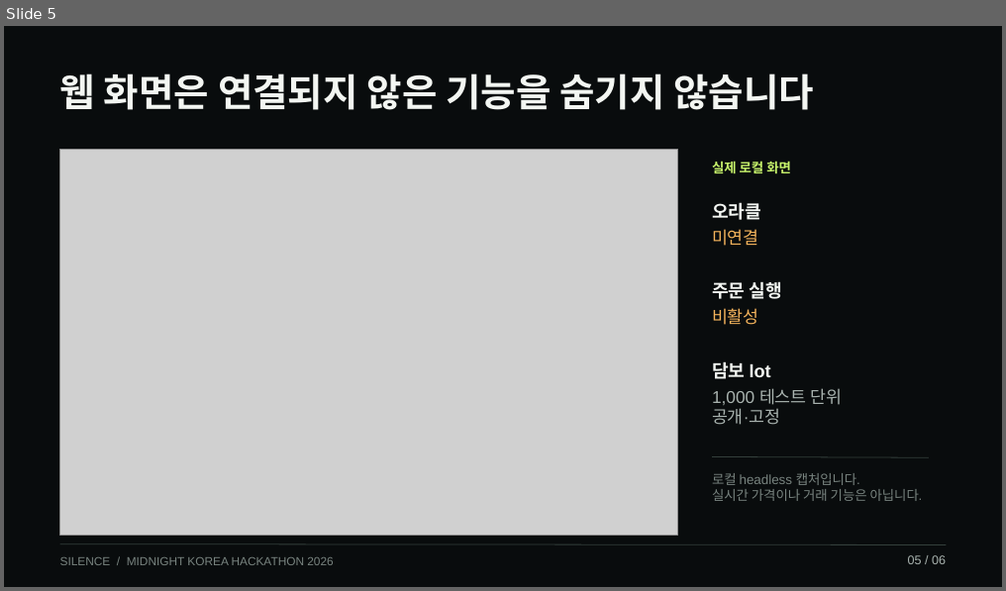
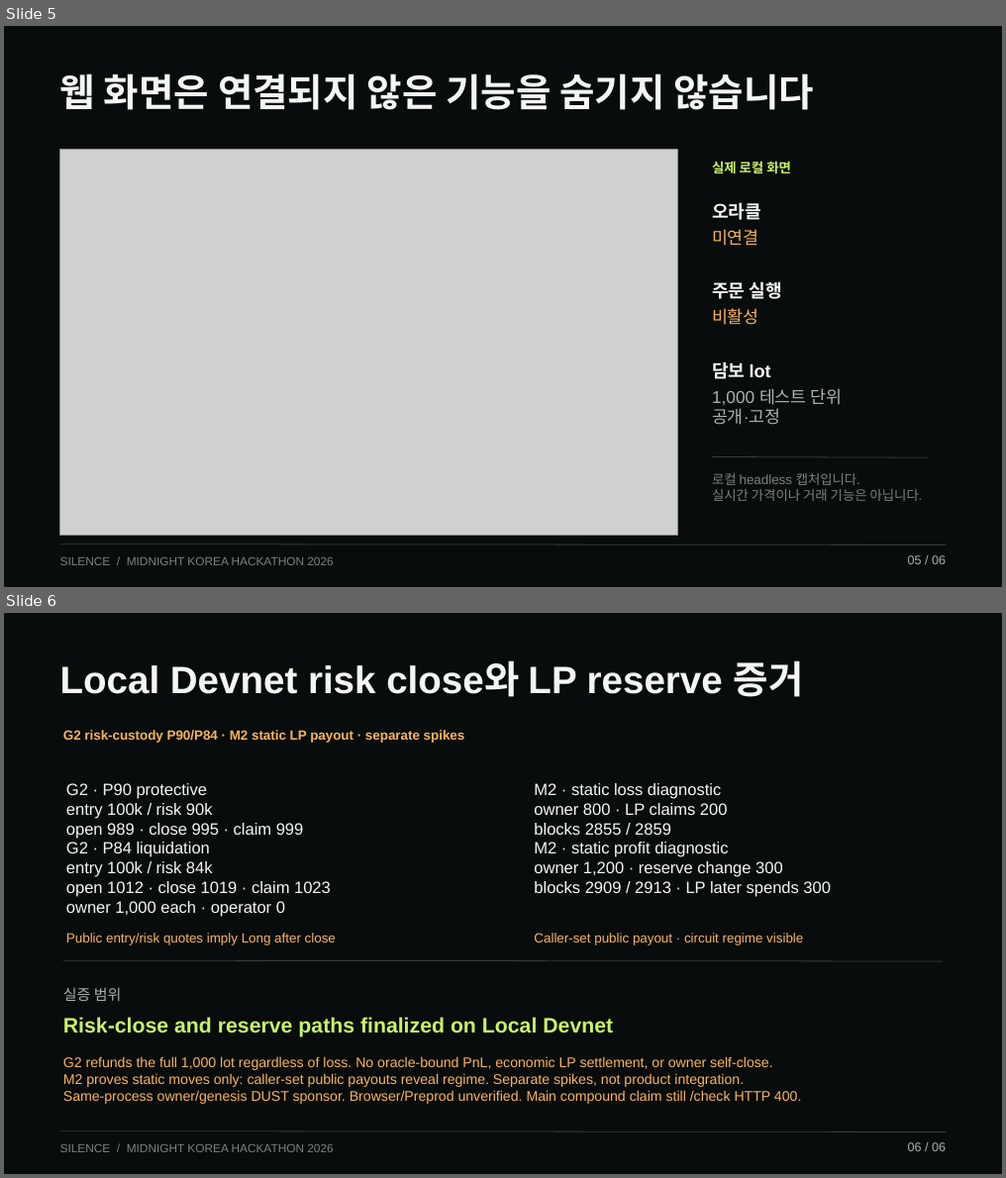
Before and after one commit to diveyreadytodive-star/midnight-fair-launch, a slide deck: artifacts/output/SILENCE-Midnight-Korea-Hackathon-2026.pptx. Shown one above the other, each under a label of ours: slide 5 before the commit, slides 5 and 6 after it. The pictures are 1006x591 and 1006x1178 pixels, drawn with LibreOffice and Linux fonts; fonts in the diff are those of the drawing; grey boxes stand for pictures. Boxes give left, top, right and bottom in pixels: in the first picture for what was removed or moved away, otherwise in the second. Text is boxed around its words. In the diff, an @@ line names an element or a change of style, - is before the commit and + after.

```diff
--- a/artifacts/output/SILENCE-Midnight-Korea-Hackathon-2026.pptx
+++ b/artifacts/output/SILENCE-Midnight-Korea-Hackathon-2026.pptx
@@ slide 6 added at [4, 613, 1002, 1174], background #090C0D @@
@@ text added at [60, 661, 804, 697], 36.8 pt, text #F3F6F2, bold @@
+Local Devnet risk close와 LP reserve 증거
@@ text added at [63, 730, 465, 743], 12.8 pt, text #F5B45C, bold @@
+G2 risk-custody P90/P84 · M2 static LP payout · separate spikes
@@ text added at [66, 783, 331, 917], 15.8 pt, text #F3F6F2 @@
+G2 · P90 protective
+entry 100k / risk 90k
+open 989 · close 995 · claim 999
+G2 · P84 liquidation
+entry 100k / risk 84k
+open 1012 · close 1019 · claim 1023
+owner 1,000 each · operator 0
@@ text added at [534, 783, 831, 897], 15.8 pt, text #F3F6F2 @@
+M2 · static loss diagnostic
+owner 800 · LP claims 200
+blocks 2855 / 2859
+M2 · static profit diagnostic
+owner 1,200 · reserve change 300
+blocks 2909 / 2913 · LP later spends 300
@@ text added at [66, 933, 336, 946], 12.8 pt, text #F5B45C @@
+Public entry/risk quotes imply Long after close
@@ text added at [534, 933, 803, 946], 12.8 pt, text #F5B45C @@
+Caller-set public payout · circuit regime visible
@@ line added from (63, 961) to (943, 961), #34403C 0.75 pt @@
@@ text added at [63, 987, 122, 1001], 14.2 pt, text #A9B3AF @@
+실증 범위
@@ text added at [63, 1017, 613, 1038], 20.2 pt, text #C7F36B, bold @@
+Risk-close and reserve paths finalized on Local Devnet
@@ text added at [63, 1057, 801, 1104], 13.5 pt, text #F5B45C @@
+G2 refunds the full 1,000 lot regardless of loss. No oracle-bound PnL, economic LP settlement, or owner self-close.
+M2 proves static moves only: caller-set public payouts reveal regime. Separate spikes, not product integration.
+Same-process owner/genesis DUST sponsor. Browser/Preprod unverified. Main compound claim still /check HTTP 400.
@@ line added from (60, 1132) to (945, 1133), #34403C 0.75 pt @@
@@ text added at [60, 1145, 333, 1153], 11.2 pt, text #78837F @@
+SILENCE / MIDNIGHT KOREA HACKATHON 2026
@@ text added at [908, 1143, 945, 1152], 12 pt, text #A9B3AF @@
+06 / 06
```
Also in this commit, not shown: 2 slides changed, 1 slide removed, 14 other files.
